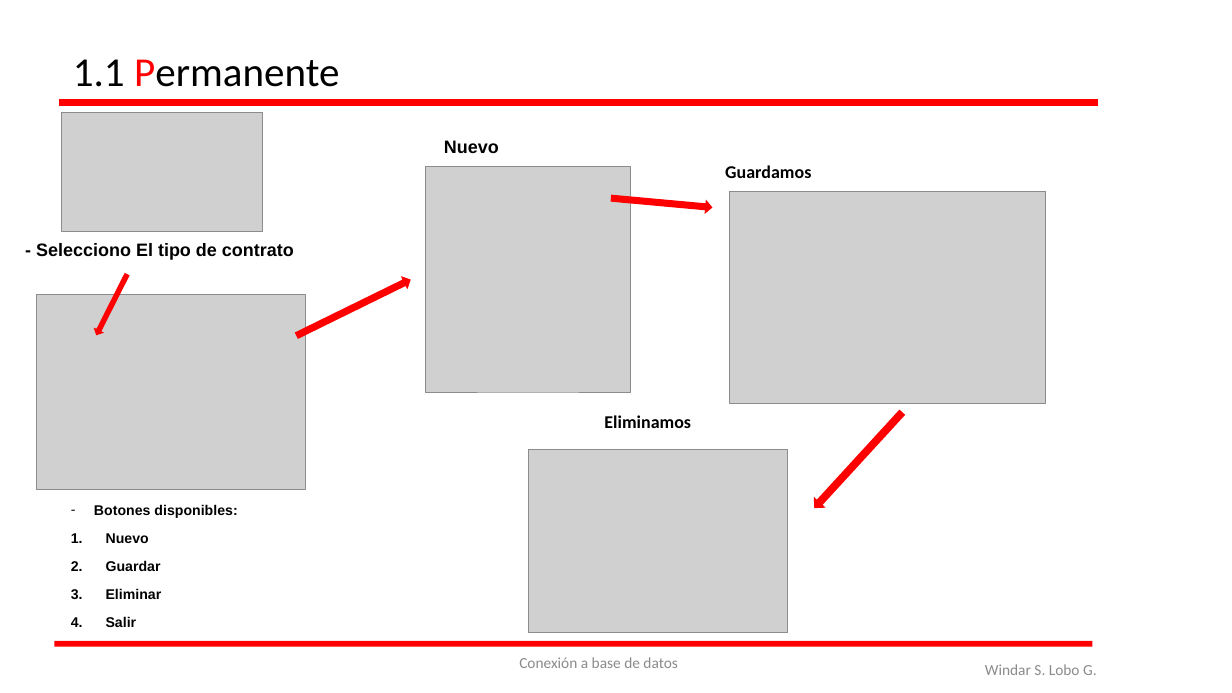
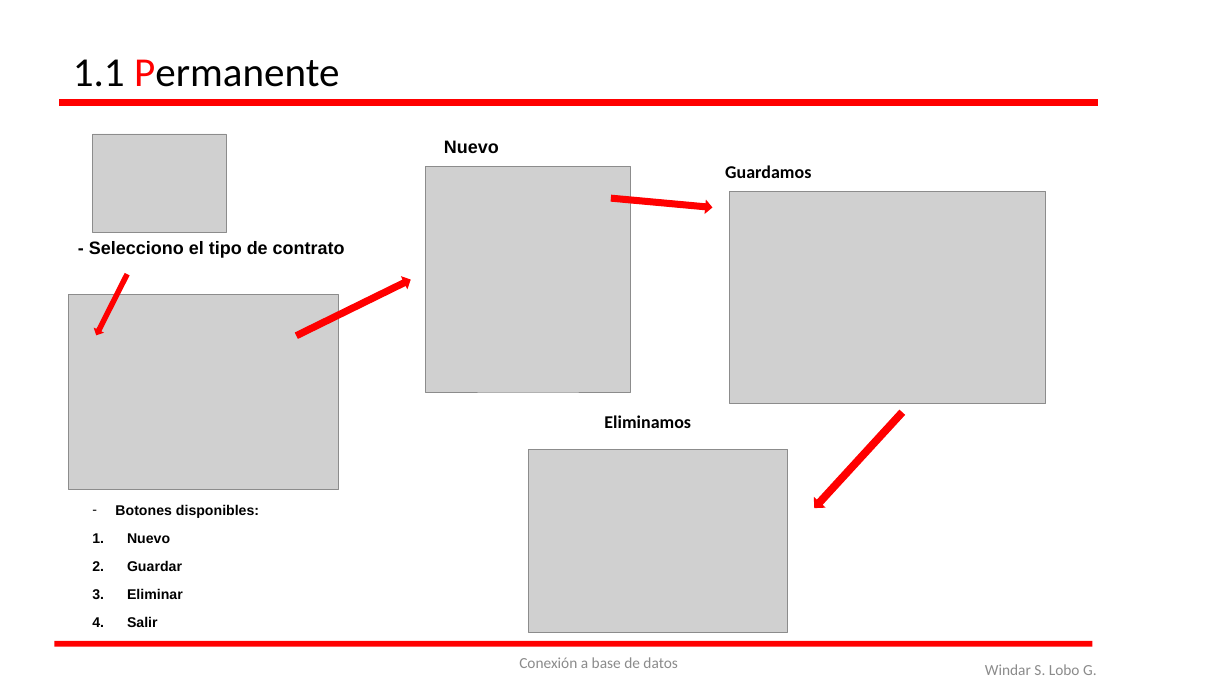
Before and after one commit to WindaLobo/Programacion, a slide deck: slide 4 of Programacion_3_Evaluacion/ConexionSql/BaseDeDatos.pptx. Drawn at 1232x693 pixels with LibreOffice and Linux fonts; fonts in the diff are those of the drawing; grey boxes stand for pictures. Boxes give left, top, right and bottom in pixels: in the first picture for what was removed or moved away, otherwise in the second. Text is boxed around its words. In the diff, an @@ line names an element or a change of style, - is before the commit and + after.

```diff
--- a/Programacion_3_Evaluacion/ConexionSql/BaseDeDatos.pptx
+++ b/Programacion_3_Evaluacion/ConexionSql/BaseDeDatos.pptx
@@ picture resized from (x1=62, y1=112, x2=262, y2=232) to (x1=92, y1=134, x2=226, y2=233) @@
@@ text at (x1=89, y1=241, x2=345, y2=258): text changed @@
-- Selecciono El tipo de contrato
+- Selecciono el tipo de contrato
@@ picture moved from (x1=36, y1=295, x2=306, y2=490) to (x1=68, y1=295, x2=338, y2=490) @@
@@ text "Botones disponibles:" moved from (x1=94, y1=504, x2=237, y2=627) to (x1=115, y1=504, x2=259, y2=627) @@
```
Also in this commit, not shown: 7 other slides changed, 9 other files.
